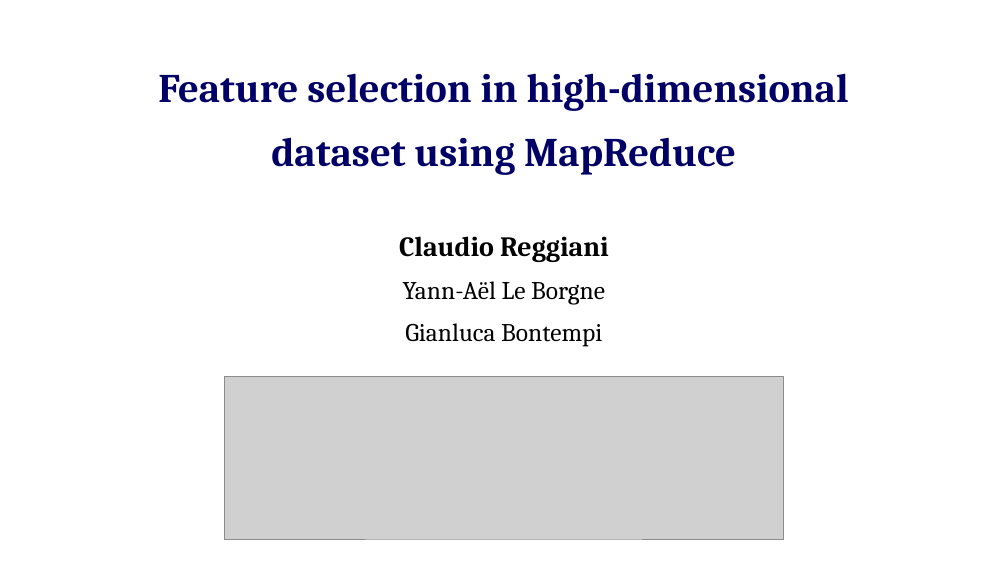
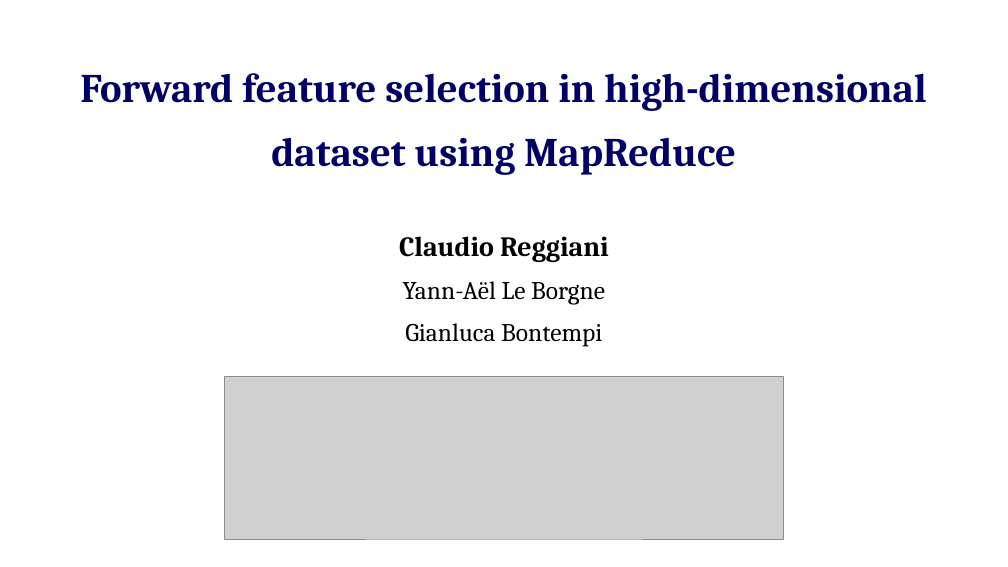
Before and after one commit to creggian/slides, a slide deck: slide 1 of 20171108_BNAIC/slides.odp. Drawn at 1008x567 pixels with LibreOffice and Linux fonts; fonts in the diff are those of the drawing; grey boxes stand for pictures. Boxes give left, top, right and bottom in pixels: in the first picture for what was removed or moved away, otherwise in the second. Text is boxed around its words. In the diff, an @@ line names an element or a change of style, - is before the commit and + after.

```diff
--- a/20171108_BNAIC/slides.odp
+++ b/20171108_BNAIC/slides.odp
@@ subtitle at (80,73,926,111): text changed @@
-Feature selection in high-dimensional
+Forward feature selection in high-dimensional
```
Also in this commit, not shown: 3 other slides changed, 1 slide added, 1 slide removed, 1 other file.
